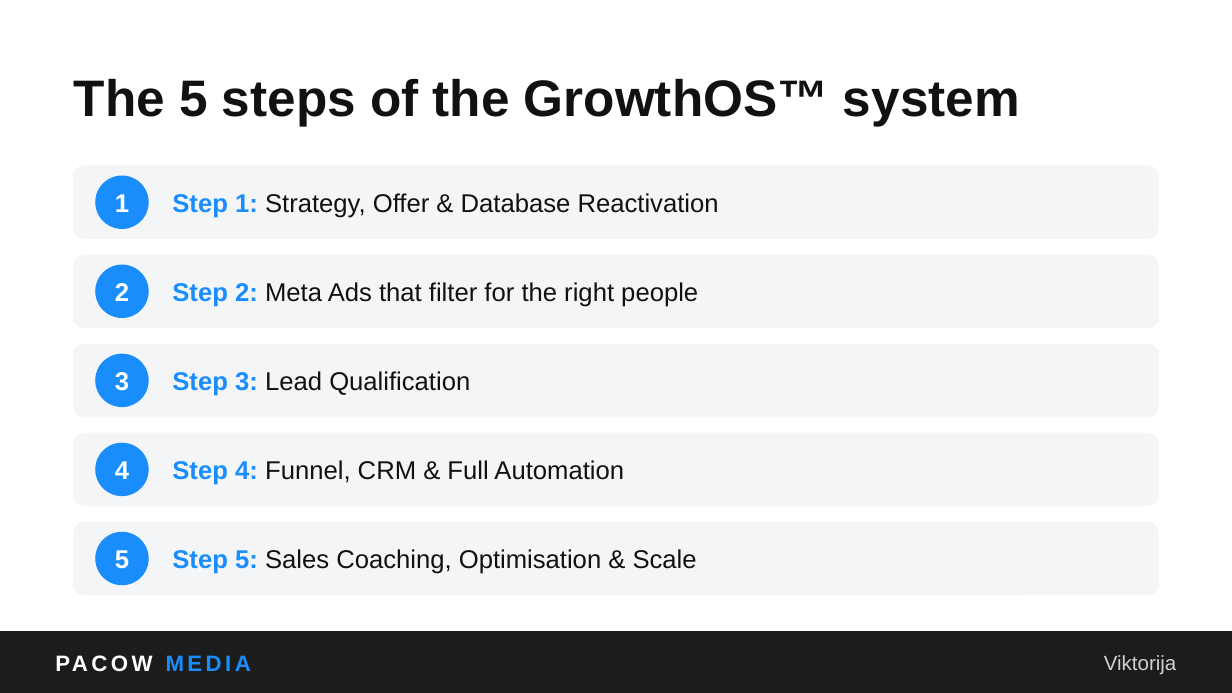
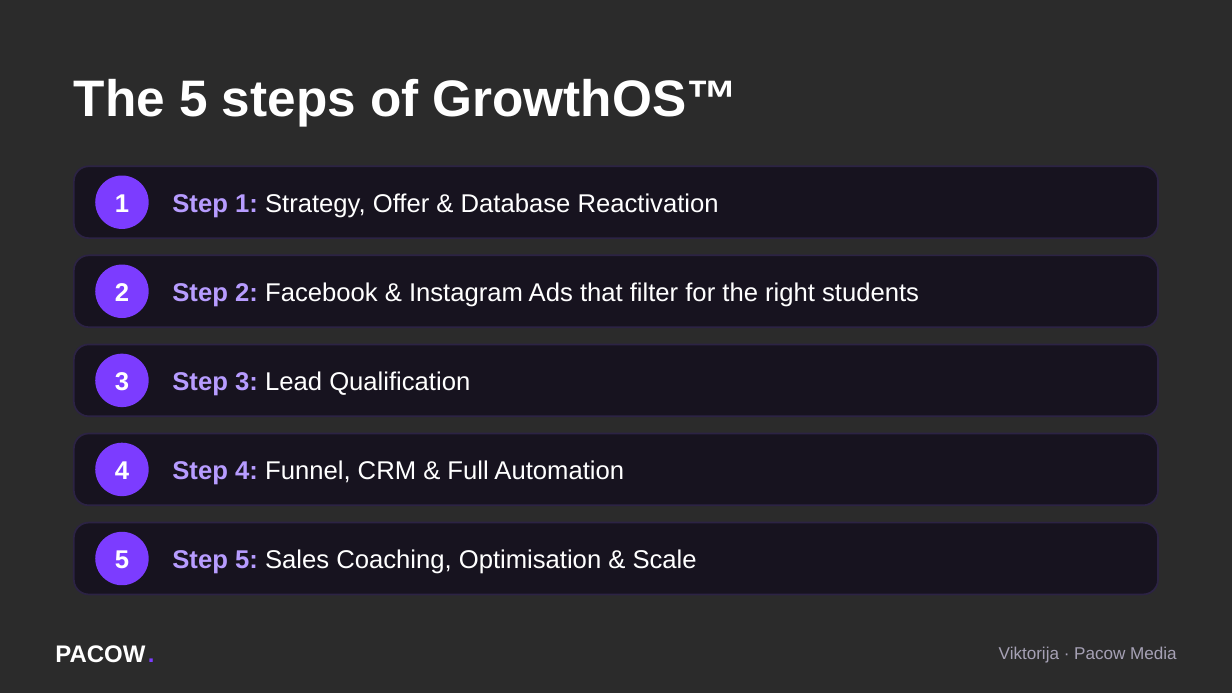
Before and after one commit to ema-del/business, a slide deck: slide 29 of webinar/Pacow_Media_Webinar.pptx (slide 34 before the commit). Drawn at 1232x693 pixels with LibreOffice and Linux fonts; fonts in the diff are those of the drawing; background and template pictures are left out; a plain dark background stands for a picture behind light text. Boxes give left, top, right and bottom in pixels: in the first picture for what was removed or moved away, otherwise in the second. Text is boxed around its words. In the diff, an @@ line names an element or a change of style, - is before the commit and + after.

```diff
--- a/webinar/Pacow_Media_Webinar.pptx
+++ b/webinar/Pacow_Media_Webinar.pptx
@@ background #FFFFFF to picture (left out) @@
@@ text at [74, 79, 738, 126]: text changed; text colour #111111 to #FFFFFF @@
-The 5 steps of the GrowthOS™ system
+The 5 steps of GrowthOS™
@@ text "Step 1: Strategy, Offer & ..." at [172, 193, 719, 218]: text colour #188DFB to #B79CFF in "Step 1:"; text colour #111111 to #FFFFFF in "Strategy, Offer & Database Reactivation" @@
@@ text at [172, 282, 919, 307]: text changed; text colour #111111 to #FFFFFF @@
-Step 2: Meta Ads that filter for the right people
+Step 2: Facebook & Instagram Ads that filter for the right students
@@ text "Step 3: Lead Qualification" at [172, 371, 470, 396]: text colour #188DFB to #B79CFF in "Step 3:"; text colour #111111 to #FFFFFF in "Lead Qualification" @@
@@ text "Step 4: Funnel, CRM & ..." at [172, 460, 624, 485]: text colour #188DFB to #B79CFF in "Step 4:"; text colour #111111 to #FFFFFF in "Funnel, CRM & Full Automation" @@
@@ fill #F4F5F7 to #17131F; outline #F4F5F7 1 pt to #2C2344 1 pt; proportions changed in 5 elements at [74, 166, 1158, 238], [74, 255, 1158, 326], [74, 345, 1158, 416], [74, 434, 1158, 505], [74, 522, 1158, 594] @@
@@ fill #188DFB to #7C3CFF; outline #188DFB 1 pt to #7C3CFF 1 pt in 5 elements at [96, 176, 148, 228], [96, 265, 148, 317], [96, 355, 148, 407], [96, 444, 148, 495], [96, 532, 148, 584] @@
@@ text "Step 5: Sales Coaching, Optimisation ..." at [172, 549, 697, 574]: text colour #188DFB to #B79CFF in "Step 5:"; text colour #111111 to #FFFFFF in "Sales Coaching, Optimisation & Scale" @@
@@ rectangle removed at [0, 631, 1232, 692] @@
@@ text removed at [55, 631, 425, 692] @@
-PACOW MEDIA
@@ text added at [55, 645, 154, 663], 14 pt, text #FFFFFF, bold @@
+PACOW
@@ text added at [148, 631, 172, 674], 14 pt, text #7C3CFF, bold @@
+.
@@ text added at [999, 646, 1177, 663], 10 pt, text #A6A1B5 @@
+Viktorija · Pacow Media
@@ text removed at [1104, 655, 1177, 675] @@
-Viktorija
```
Also in this commit, not shown: 44 other slides changed, 15 slides added, 20 slides removed, 1 other file.
